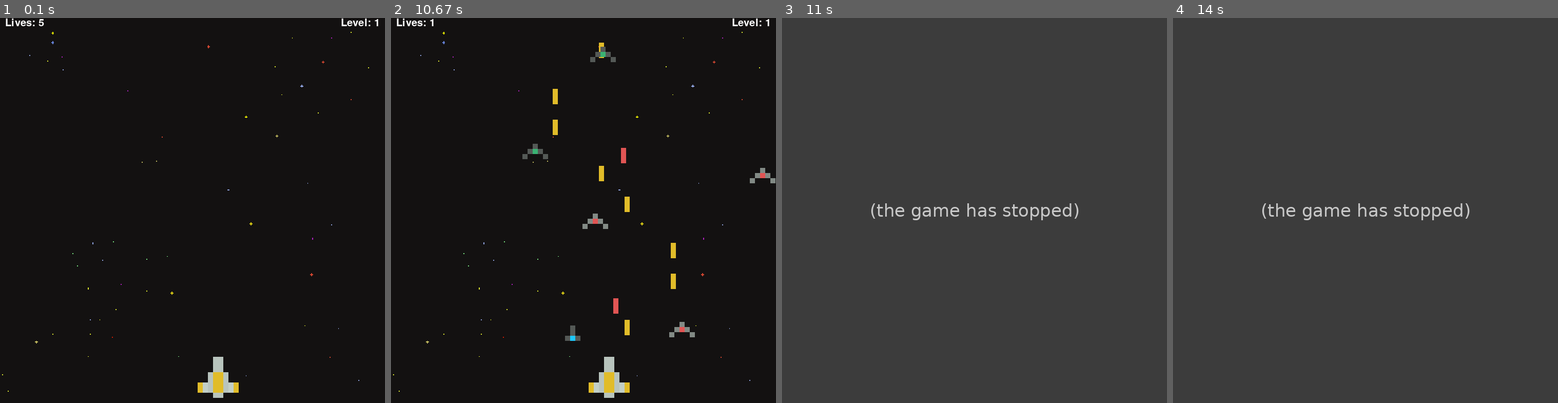
Above: before the commit, frames 1-4 (left to right).
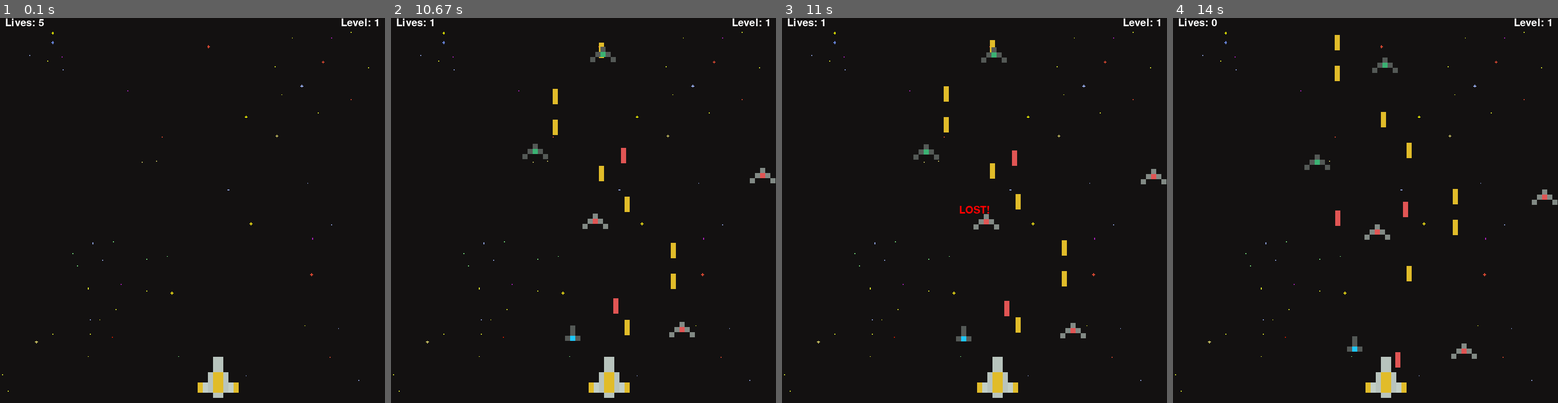
Above: after the commit, the same moments.

Repository: AmirmasoudCS/Pygame-Course
Game: pygame game, started from project_03/main.py
Same seed, same stepped clock (60 frames per second), same inputs: the game is played once before the commit and once after it.
Inputs:
- Up to frame 1 (0.1 s): no input
- Up to frame 2 (10.67 s): tap Space at 0.33, 0.73, 1.03, 1.3, 1.6, 1.73, 2.03, 2.4, 2.7, 2.9, 3.2, 3.4, 3.7, 3.9, 4.2, 4.47, 4.77, 4.9, 5.2, 5.57, 5.87, 6.07, 6.37, 6.57, 6.87, 7.07, 7.37, 7.63, 7.93, 8.07, 8.37, 8.73, 9.03, 9.23, 9.53, 9.73, 10.03, 10.23, 10.53 s; hold Left 0.67-1.2 s; hold Left 1.23-1.63 s; hold Right 1.67-2.3 s; hold Left 2.33-2.8 s; hold Right 2.83-3.3 s; hold Right 3.33-3.8 s; hold Left 3.83-4.37 s; hold Left 4.4-4.8 s; hold Right 4.83-5.47 s; hold Left 5.5-5.97 s; hold Right 6-6.47 s; hold Right 6.5-6.97 s; hold Left 7-7.53 s; hold Left 7.57-7.97 s; hold Right 8-8.63 s; hold Left 8.67-9.13 s; hold Right 9.17-9.63 s; hold Right 9.67-10.13 s; hold Left from 10.17 s (still down)
- Up to frame 3 (11 s): release Left at 10.7 s
- Up to frame 4 (14 s): no input

Frames 1-2 are identical in both runs. In frame 3, 100% of the frame differs, in the area x 0-100%, y 0-100%; in frame 4, 100%.
Error before the commit: TypeError: Invalid rectstyle argument (main.py line 91); the game stopped at 10.68 s (later frames are placeholders)

Commit message:
updating the lose function

Diff:
--- a/project_03/main.py
+++ b/project_03/main.py
@@ -87,8 +87,24 @@
 # =========================
 
 def lose():
-    lose_label = MAIN_FONT.render("LOST!", 1, RED, BLACK)
-    WIN.blit(lose_label, (0,0), (WIDTH,HEIGHT))
+
+    lose_label = MAIN_FONT.render(
+        "LOST!",
+        1,
+        RED
+    )
+
+    WIN.blit(
+        lose_label,
+        (
+            WIDTH / 2 - lose_label.get_width() / 2,
+            HEIGHT / 2 - lose_label.get_height() / 2
+        )
+    )
+
+    pygame.display.update()
+
+    pygame.time.delay(3000)
 class Laser:
 
     def __init__(self, x, y):
